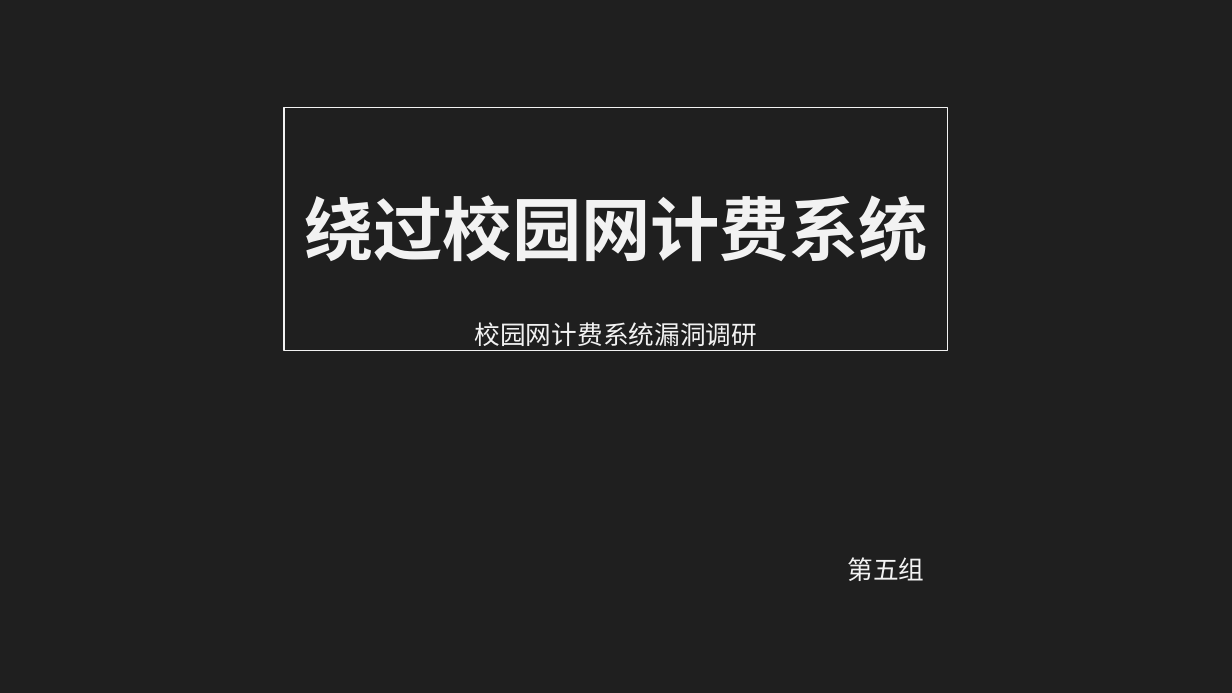
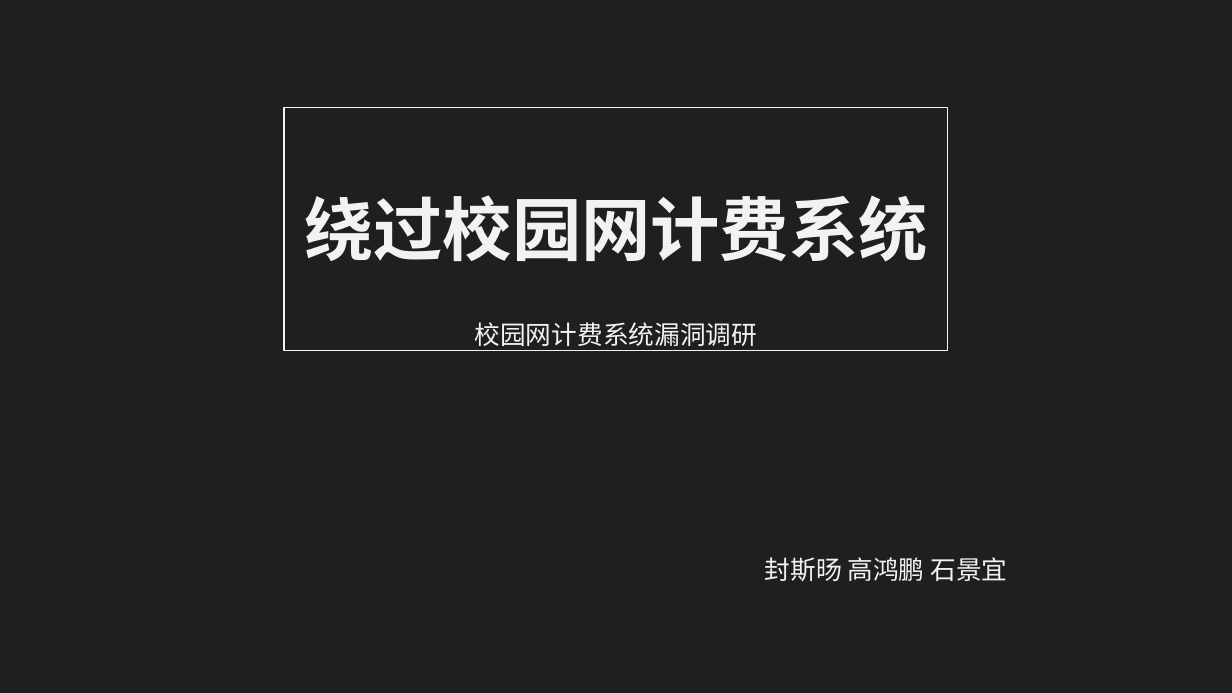
Before and after one commit to shijy16/NetManagement, a slide deck: slide 1 of 展示.pptx. Drawn at 1232x693 pixels with LibreOffice and Linux fonts; fonts in the diff are those of the drawing. Boxes give left, top, right and bottom in pixels: in the first picture for what was removed or moved away, otherwise in the second. Text is boxed around its words. In the diff, an @@ line names an element or a change of style, - is before the commit and + after.

```diff
--- a/展示.pptx
+++ b/展示.pptx
@@ text at box(765, 557, 1007, 581): text changed @@
-第五组
+封斯旸 高鸿鹏 石景宜
```
Also in this commit, not shown: 3 other slides changed, 1 slide added.
